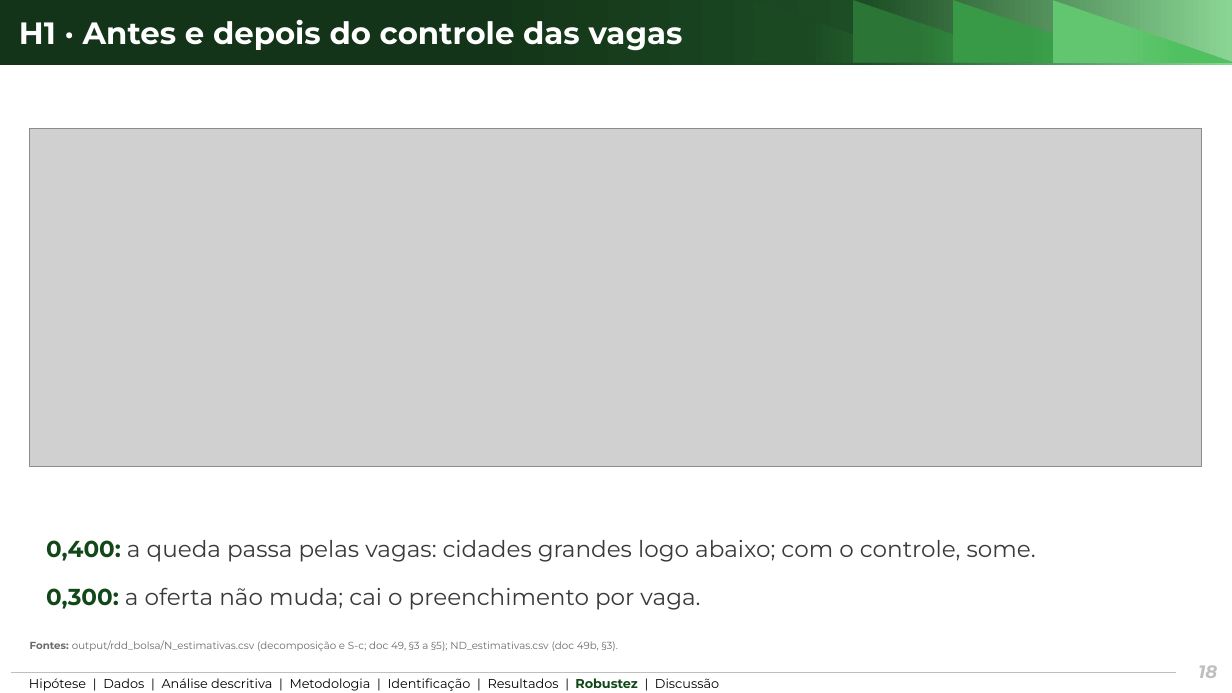
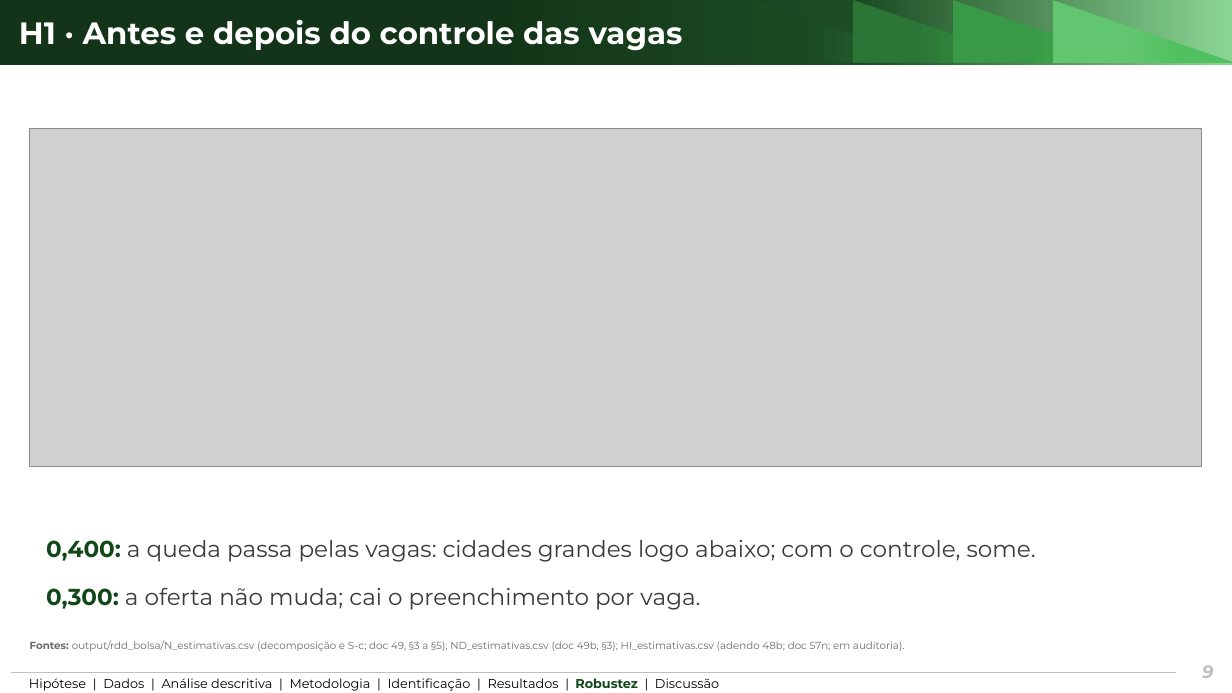
Before and after one commit to ka1victor/impact-eval-health-econ-pmme, a slide deck: slide 9 of output/apresentacao_banca2/deck_banca2_curto.pptx (slide 18 before the commit). Drawn at 1232x693 pixels with LibreOffice and Linux fonts; fonts in the diff are those of the drawing; grey boxes stand for pictures; background and template pictures are left out. Boxes give left, top, right and bottom in pixels: in the first picture for what was removed or moved away, otherwise in the second. Text is boxed around its words. In the diff, an @@ line names an element or a change of style, - is before the commit and + after.

```diff
--- a/output/apresentacao_banca2/deck_banca2_curto.pptx
+++ b/output/apresentacao_banca2/deck_banca2_curto.pptx
@@ text at (x1=30, y1=640, x2=905, y2=651): text changed @@
-Fontes: output/rdd_bolsa/N_estimativas.csv (decomposição e S-c; doc 49, §3 a §5); ND_estimativas.csv (doc 49b, §3).
+Fontes: output/rdd_bolsa/N_estimativas.csv (decomposição e S-c; doc 49, §3 a §5); ND_estimativas.csv (doc 49b, §3); HI_estimativas.csv (adendo 48b; doc 57n; em auditoria).
@@ page number at (x1=1202, y1=665, x2=1213, y2=678): text changed @@
-18
+9
```
Also in this commit, not shown: 8 other slides changed, 2 slides added, 14 slides removed, 38 other files.
